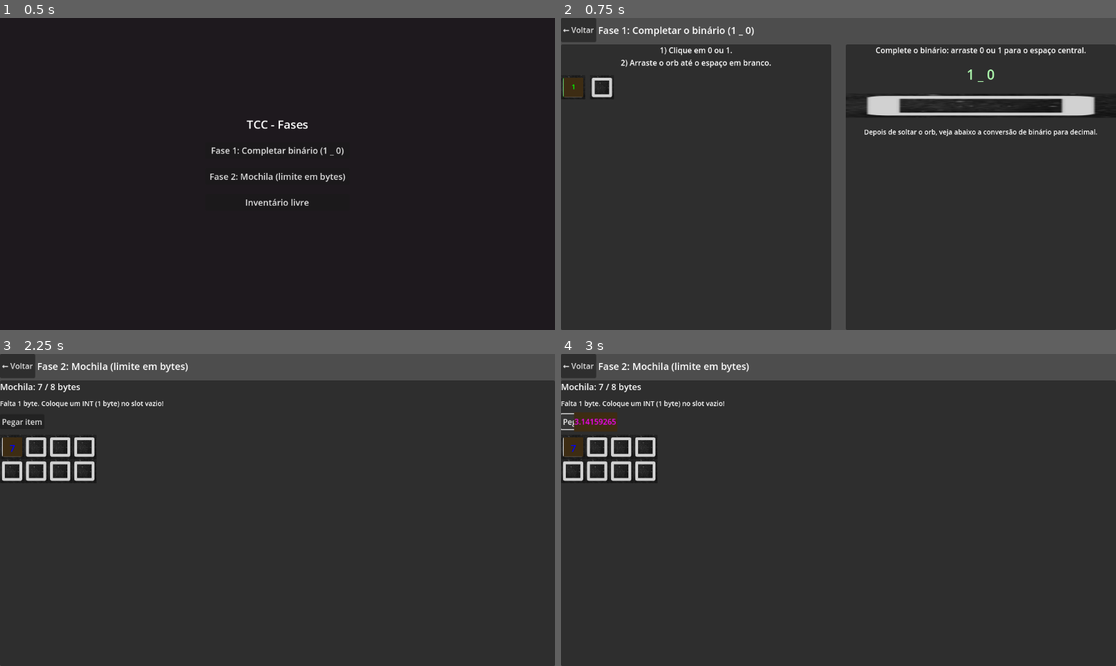
Above: before the commit, frames 1-4 (two rows, left to right).
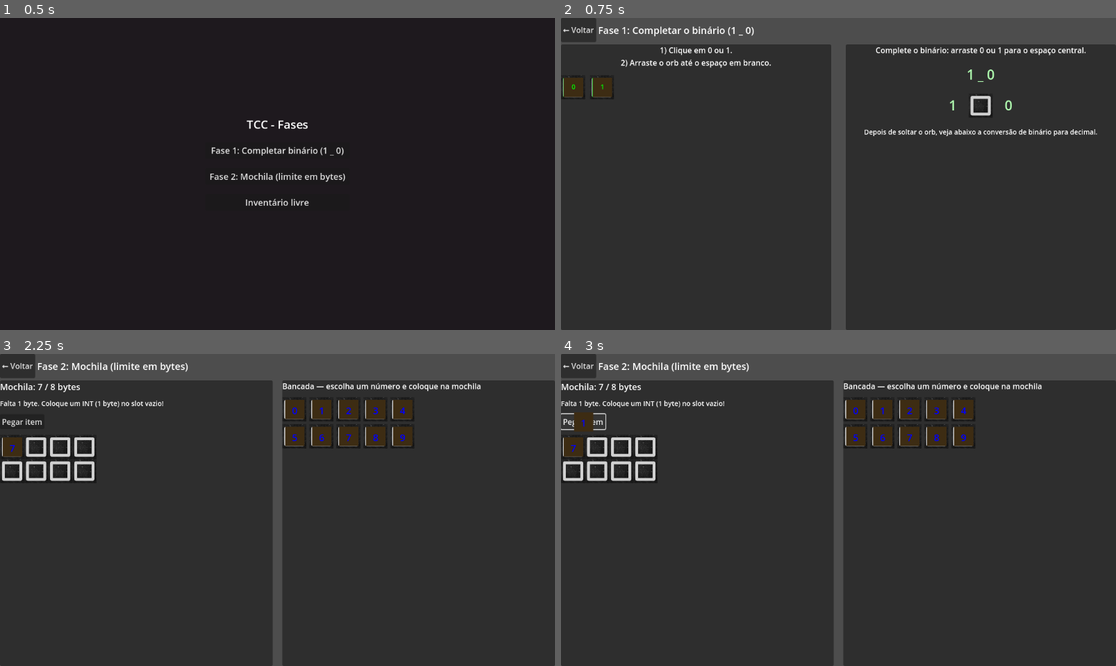
Above: after the commit, the same moments.

Repository: CorumbsDev/TCC
Game: Godot game, scene res://Inventory/main_menu.tscn
Same seed, same stepped clock (60 frames per second), same inputs: the game is played once before the commit and once after it.
Inputs:
- Up to frame 1 (0.5 s): no input
- Up to frame 2 (0.75 s): click "Fase 1: Completar binário (1 …" at 0.5 s
- Up to frame 3 (2.25 s): click "← Voltar" at 1.25 s; click "Fase 2: Mochila (limite em by…" at 2 s
- Up to frame 4 (3 s): click "Pegar item" at 2.75 s

Frame 1 is identical in both runs. In frame 2, 1.7% of the frame differs, in the area x 1-100%, y 19-32%; in frame 3, 4.1%; in frame 4, 4.4%, in the area x 2-87%, y 8-100%.

Commit message:
fix: correções de bugs de tela

Diff:
--- a/Inventory/Items/Item.tscn
+++ b/Inventory/Items/Item.tscn
@@ -30,6 +30,6 @@
 offset_top = 8.0
 offset_right = 40.0
 offset_bottom = 31.0
-text = "45"
+text = ""
 horizontal_alignment = 1
 vertical_alignment = 1
--- a/Inventory/Items/item.gd
+++ b/Inventory/Items/item.gd
@@ -304,18 +304,18 @@
 	update_label_display()
 
 func update_label_display():
-	# Aguarda a Label estar pronta se necessário
+	# Garante que a Label existe (caminho correto na cena: ColorRect/value_label)
 	if not value_label:
-		# Tenta encontrar a Label se não foi atribuída automaticamente
+		value_label = get_node_or_null("ColorRect/value_label")
+	if not value_label:
 		value_label = get_node_or_null("ValueLabel")
-		if not value_label:
-			# Procura por qualquer Label na cena
-			var labels = get_children().filter(func(child): return child is Label)
-			if labels.size() > 0:
-				value_label = labels[0]
-			else:
-				push_error("Nenhuma Label encontrada no item!")
-				return
+	if not value_label:
+		var cr = get_node_or_null("ColorRect")
+		if cr:
+			value_label = cr.get_node_or_null("value_label")
+	if not value_label:
+		push_error("Nenhuma Label encontrada no item!")
+		return
 
 	# Garante que a Label está visível
 	value_label.visible = true
--- a/Inventory/backpack_phase.gd
+++ b/Inventory/backpack_phase.gd
@@ -11,15 +11,19 @@
 @onready var hint_label = $HBox/BackpackPanel/MarginContainer/VBox/HintLabel
 @onready var btn_spawn = $HBox/BackpackPanel/MarginContainer/VBox/Header/BtnSpawn
 @onready var btn_voltar = $TopBar/BtnVoltar
+@onready var bancada_grid = $HBox/BancadaPanel/MarginContainer/VBox/BancadaGrid
+@onready var bancada_panel = $HBox/BancadaPanel
 
 const CAPACITY_BYTES := 8
 const COL_COUNT := 4
 
 var grid_array := []
+var bancada_slots := []
 var item_held = null
 var current_slot = null
 var can_place := false
 var icon_anchor: Vector2
+var item_from_bancada = false
 
 func _ready():
 	btn_voltar.pressed.connect(_on_voltar_pressed)
@@ -36,13 +40,30 @@
 	for i in range(7):
 		var item = item_scene.instantiate()
 		grid_container.add_child(item)
-		item.load_item("item_number_%d" % (i + 1))
 		var slot = grid_array[i]
+		item.call_deferred("load_item", "item_number_%d" % (i + 1))
 		item.global_position = slot.global_position + Vector2(25, 25)
 		item.grid_anchor = slot
 		slot.state = slot.States.TAKEN
 		slot.item_stored = item
 		slot.set_item(item)
+	# Bancada: 10 slots com números 0 a 9 (só inteiros)
+	for i in range(10):
+		var s = slot_scene.instantiate()
+		s.slot_ID = 100 + i
+		bancada_grid.add_child(s)
+		bancada_slots.append(s)
+		s.slot_entered.connect(_on_slot_entered)
+		s.slot_exited.connect(_on_slot_exited)
+		s.item_changed.connect(_on_slot_item_changed)
+		var item = item_scene.instantiate()
+		s.add_child(item)
+		item.position = Vector2(25, 25)
+		item.call_deferred("load_item", "item_number_%d" % i)
+		item.grid_anchor = s
+		s.state = s.States.TAKEN
+		s.item_stored = item
+		s.set_item(item)
 	_update_bytes_label()
 
 func _on_voltar_pressed():
@@ -51,30 +72,37 @@
 func _on_spawn_pressed():
 	if item_held != null:
 		return
-	# Alterna entre int (1 byte) e double (2 bytes) para o jogador aprender a escolher o int
-	var ids = ["item_number_0", "item_double_3.14159", "item_number_5", "item_double_2.71828"]
-	var id = ids[randi() % ids.size()]
+	# Só inteiros (1 byte cada)
+	var id = "item_number_%d" % (randi() % 10)
 	var item = item_scene.instantiate()
 	add_child(item)
-	item.load_item(id)
+	item.call_deferred("load_item", id)
 	item.selected = true
 	item_held = item
+	item_from_bancada = false
 	_update_bytes_label()
 
 func _on_slot_entered(slot):
 	current_slot = slot
 	if not item_held:
 		return
-	var used = _total_bytes_used()
-	var need = item_held.get_size_bytes() if item_held.has_method("get_size_bytes") else 1
-	if used + need > CAPACITY_BYTES:
+	# Colocar na mochila (backpack)
+	if slot in grid_array:
+		var used = _total_bytes_used()
+		var need = item_held.get_size_bytes() if item_held.has_method("get_size_bytes") else 1
+		if used + need > CAPACITY_BYTES:
+			can_place = false
+			hint_label.text = "Não cabe! Este item usa %d byte(s). Falta(m) %d byte(s)." % [need, CAPACITY_BYTES - used]
+			return
+		can_place = _can_place_on_slot(slot)
+		if not can_place:
+			hint_label.text = "Slots ocupados ou não há espaço contíguo."
+		return
+	# Devolver à bancada (slot vazio)
+	if slot in bancada_slots and slot.item_stored == null:
+		can_place = true
+	else:
 		can_place = false
-		hint_label.text = "Não cabe! Este item usa %d byte(s). Falta(m) %d byte(s)." % [need, CAPACITY_BYTES - used]
-		return
-	# Verifica se os slots necessários (1 ou 2 para double) estão livres
-	can_place = _can_place_on_slot(slot)
-	if not can_place:
-		hint_label.text = "Slots ocupados ou não há espaço contíguo."
 
 func _can_place_on_slot(slot) -> bool:
 	if not item_held or not item_held.get("item_grids"):
@@ -120,17 +148,25 @@
 	elif free == 1:
 		hint_label.text = "Falta 1 byte. Coloque um INT (1 byte) no slot vazio!"
 	else:
-		hint_label.text = "Faltam %d bytes. Itens: INT = 1 byte, DOUBLE = 2 bytes." % free
+		hint_label.text = "Faltam %d bytes. Use números inteiros (1 byte cada)." % free
+
+func _is_mouse_in_backpack() -> bool:
+	return scroll_container.get_global_rect().has_point(get_global_mouse_position())
+
+func _is_mouse_in_bancada() -> bool:
+	return bancada_panel.get_global_rect().has_point(get_global_mouse_position())
 
 @warning_ignore("unused_parameter")
 func _process(delta):
+	var mouse_in_backpack = _is_mouse_in_backpack()
+	var mouse_in_bancada = _is_mouse_in_bancada()
 	if item_held:
 		if Input.is_action_just_pressed("select_item"):
-			if scroll_container.get_global_rect().has_point(get_global_mouse_position()):
+			if mouse_in_backpack or mouse_in_bancada:
 				_place_item()
 	else:
 		if Input.is_action_just_pressed("select_item"):
-			if scroll_container.get_global_rect().has_point(get_global_mouse_position()):
+			if mouse_in_backpack or mouse_in_bancada:
 				_pick_item()
 
 func _place_item():
@@ -138,11 +174,25 @@
 		return
 	var placing = item_held
 	placing.get_parent().remove_child(placing)
+	placing.selected = false
+	# Devolver à bancada (slot vazio)
+	if current_slot in bancada_slots:
+		current_slot.add_child(placing)
+		placing.position = Vector2(25, 25)
+		placing._snap_to(current_slot.global_position + Vector2(25, 25))
+		current_slot.state = current_slot.States.TAKEN
+		current_slot.item_stored = placing
+		current_slot.set_item(placing)
+		item_held = null
+		can_place = false
+		_update_bytes_label()
+		_update_hint()
+		return
+	# Colocar na mochila
 	grid_container.add_child(placing)
 	placing.global_position = get_global_mouse_position()
 	placing._snap_to(current_slot.global_position + Vector2(25, 25))
 	placing.grid_anchor = current_slot
-	placing.selected = false
 	icon_anchor = Vector2(0, 0)
 	for grid in placing.item_grids:
 		var idx = current_slot.slot_ID + int(grid.x) + int(grid.y) * COL_COUNT
@@ -159,15 +209,21 @@
 	if current_slot == null or current_slot.item_stored == null:
 		return
 	item_held = current_slot.item_stored
+	item_from_bancada = (current_slot in bancada_slots)
 	item_held.selected = true
 	item_held.get_parent().remove_child(item_held)
 	add_child(item_held)
 	item_held.global_position = get_global_mouse_position()
-	for grid in item_held.item_grids:
-		var idx = item_held.grid_anchor.slot_ID + int(grid.x) + int(grid.y) * COL_COUNT
-		if idx >= 0 and idx < grid_array.size():
-			grid_array[idx].state = grid_array[idx].States.FREE
-			grid_array[idx].item_stored = null
-			grid_array[idx].set_item(null)
-	_update_bytes_label()
-	_update_hint()
+	if current_slot in grid_array:
+		for grid in item_held.item_grids:
+			var idx = item_held.grid_anchor.slot_ID + int(grid.x) + int(grid.y) * COL_COUNT
+			if idx >= 0 and idx < grid_array.size():
+				grid_array[idx].state = grid_array[idx].States.FREE
+				grid_array[idx].item_stored = null
+				grid_array[idx].set_item(null)
+	else:
+		current_slot.state = current_slot.States.FREE
+		current_slot.item_stored = null
+		current_slot.set_item(null)
+	_update_bytes_label()
+	_update_hint()
--- a/Inventory/backpack_phase.tscn
+++ b/Inventory/backpack_phase.tscn
@@ -38,6 +38,7 @@
 offset_top = 55.0
 grow_horizontal = 2
 grow_vertical = 2
+theme_override_constants/separation = 20
 
 [node name="BackpackPanel" type="PanelContainer" parent="HBox"]
 layout_mode = 2
@@ -83,3 +84,31 @@
 theme_override_constants/h_separation = 0
 theme_override_constants/v_separation = 0
 columns = 4
+
+[node name="BancadaPanel" type="PanelContainer" parent="HBox"]
+layout_mode = 2
+size_flags_horizontal = 3
+theme_override_constants/margin_left = 20
+theme_override_constants/margin_top = 20
+theme_override_constants/margin_right = 20
+theme_override_constants/margin_bottom = 20
+
+[node name="MarginContainer" type="MarginContainer" parent="HBox/BancadaPanel"]
+layout_mode = 2
+
+[node name="VBox" type="VBoxContainer" parent="HBox/BancadaPanel/MarginContainer"]
+layout_mode = 2
+theme_override_constants/separation = 12
+
+[node name="BancadaTitle" type="Label" parent="HBox/BancadaPanel/MarginContainer/VBox"]
+layout_mode = 2
+theme_override_font_sizes/font_size = 16
+text = "Bancada — escolha um número e coloque na mochila"
+autowrap_mode = 3
+
+[node name="BancadaGrid" type="GridContainer" parent="HBox/BancadaPanel/MarginContainer/VBox"]
+layout_mode = 2
+size_flags_vertical = 3
+theme_override_constants/h_separation = 6
+theme_override_constants/v_separation = 6
+columns = 5
--- a/Inventory/binary_phase.gd
+++ b/Inventory/binary_phase.gd
@@ -6,7 +6,7 @@
 @onready var slot_scene = preload("res://Inventory/slot.tscn")
 @onready var item_scene = preload("res://Inventory/Items/Item.tscn")
 @onready var left_grid = $HBox/LeftPanel/MarginContainer/VBox/GridContainer
-@onready var target_slot = $HBox/RightPanel/MarginContainer/VBox/TargetSlot
+@onready var target_slot = $HBox/RightPanel/MarginContainer/VBox/BinaryRow/TargetSlot
 @onready var result_label = $HBox/RightPanel/MarginContainer/VBox/ResultLabel
 @onready var binary_display = $HBox/RightPanel/MarginContainer/VBox/BinaryDisplay
 @onready var btn_voltar = $TopBar/BtnVoltar
@@ -44,10 +44,10 @@
 	if slot.item_stored != null:
 		return
 	var item = item_scene.instantiate()
-	left_grid.add_child(item)
+	slot.add_child(item)
+	item.position = Vector2(25, 25)
 	var id = "item_binary_1" if bit_value == 1 else "item_binary_0"
-	item.load_item(id)
-	item.global_position = slot.global_position + Vector2(25, 25)
+	item.call_deferred("load_item", id)
 	item.grid_anchor = slot
 	slot.state = slot.States.TAKEN
 	slot.item_stored = item
@@ -129,9 +129,12 @@
 		return
 	var placing = item_held
 	placing.get_parent().remove_child(placing)
-	var dest_parent = left_grid if (current_slot in left_slots) else target_slot.get_parent()
-	dest_parent.add_child(placing)
-	placing.global_position = current_slot.global_position + Vector2(25, 25)
+	if current_slot in left_slots:
+		current_slot.add_child(placing)
+		placing.position = Vector2(25, 25)
+	else:
+		target_slot.add_child(placing)
+		placing.position = Vector2(25, 25)
 	placing._snap_to(current_slot.global_position + Vector2(25, 25))
 	placing.grid_anchor = current_slot
 	placing.selected = false
--- a/Inventory/binary_phase.tscn
+++ b/Inventory/binary_phase.tscn
@@ -100,9 +100,32 @@
 text = "1 _ 0"
 horizontal_alignment = 1
 
-[node name="TargetSlot" parent="HBox/RightPanel/MarginContainer/VBox" instance=ExtResource("2_slot")]
+[node name="BinaryRow" type="HBoxContainer" parent="HBox/RightPanel/MarginContainer/VBox"]
+layout_mode = 2
+theme_override_constants/separation = 8
+alignment = 1
+
+[node name="LeftDigit" type="Label" parent="HBox/RightPanel/MarginContainer/VBox/BinaryRow"]
+layout_mode = 2
+custom_minimum_size = Vector2(50, 50)
+theme_override_colors/font_color = Color(0.7, 1, 0.7, 1)
+theme_override_font_sizes/font_size = 28
+text = "1"
+vertical_alignment = 1
+horizontal_alignment = 1
+
+[node name="TargetSlot" parent="HBox/RightPanel/MarginContainer/VBox/BinaryRow" instance=ExtResource("2_slot")]
 layout_mode = 2
 slot_ID = -1
+
+[node name="RightDigit" type="Label" parent="HBox/RightPanel/MarginContainer/VBox/BinaryRow"]
+layout_mode = 2
+custom_minimum_size = Vector2(50, 50)
+theme_override_colors/font_color = Color(0.7, 1, 0.7, 1)
+theme_override_font_sizes/font_size = 28
+text = "0"
+vertical_alignment = 1
+horizontal_alignment = 1
 
 [node name="ResultLabel" type="Label" parent="HBox/RightPanel/MarginContainer/VBox"]
 layout_mode = 2
